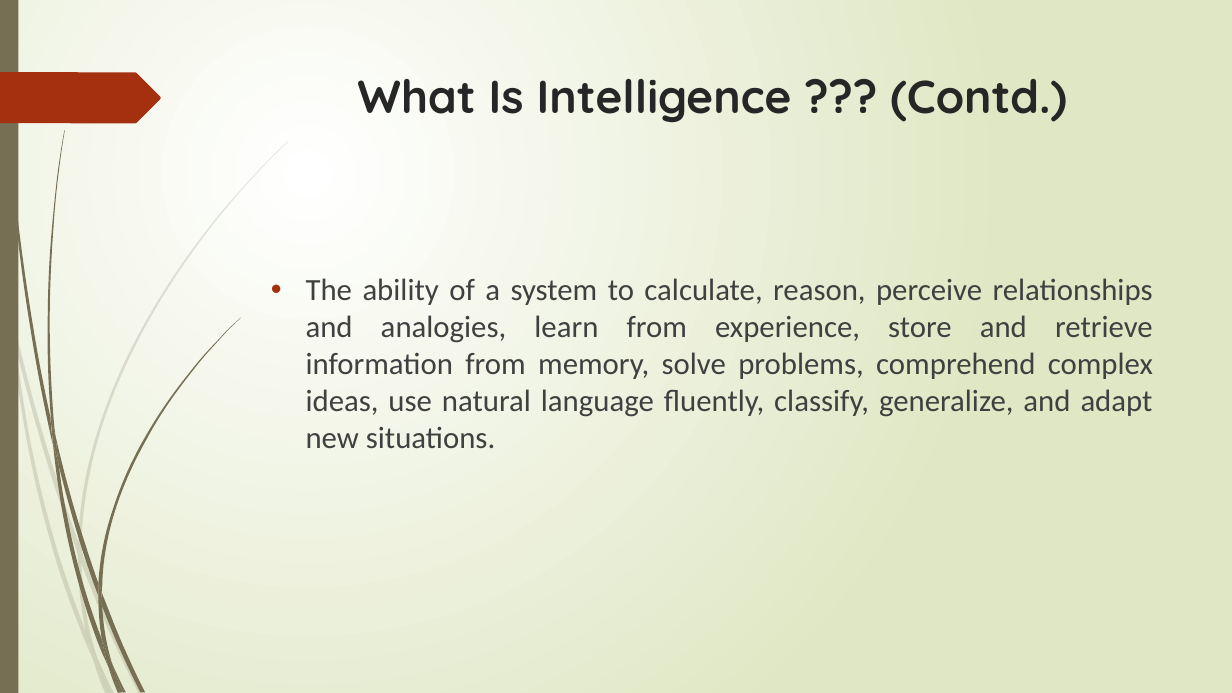
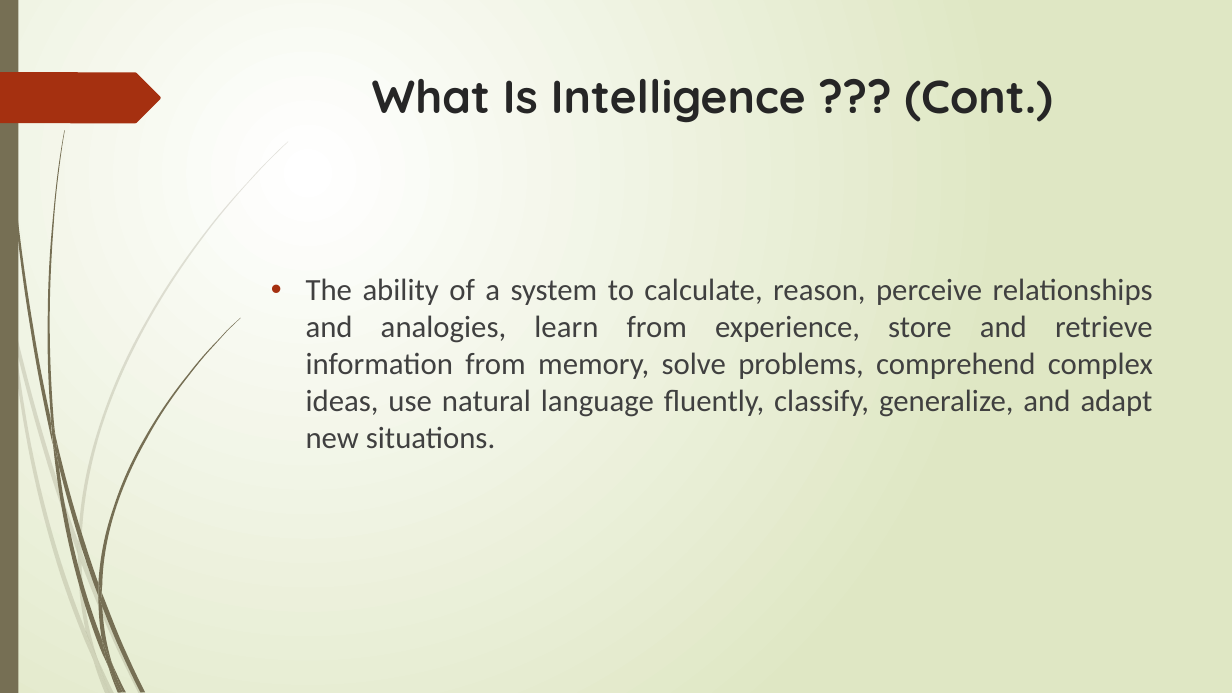
Before and after one commit to lalitgiri/Angular_Practice_Program, a slide deck: slide 5 of Ecommerce-Project/report data/colloquium.pptx. Drawn at 1232x693 pixels with LibreOffice and Linux fonts; fonts in the diff are those of the drawing. Boxes give left, top, right and bottom in pixels: in the first picture for what was removed or moved away, otherwise in the second. Text is boxed around its words. In the diff, an @@ line names an element or a change of style, - is before the commit and + after.

Commit message:
update

```diff
--- a/Ecommerce-Project/report data/colloquium.pptx
+++ b/Ecommerce-Project/report data/colloquium.pptx
@@ title at [372,79,1053,123]: text changed @@
-What Is Intelligence ??? (Contd.)
+What Is Intelligence ??? (Cont.)
```
Also in this commit, not shown: 7 other slides changed.
